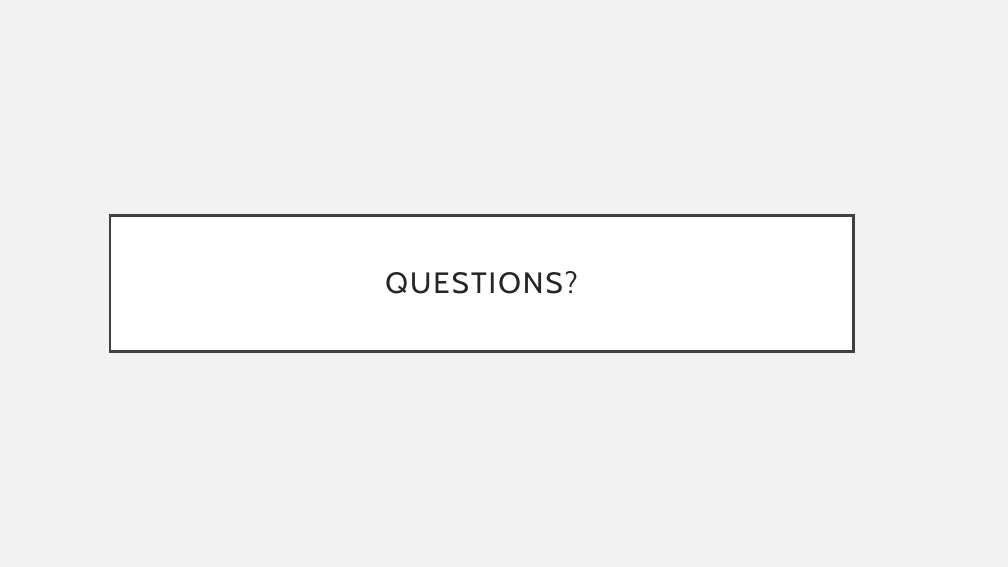
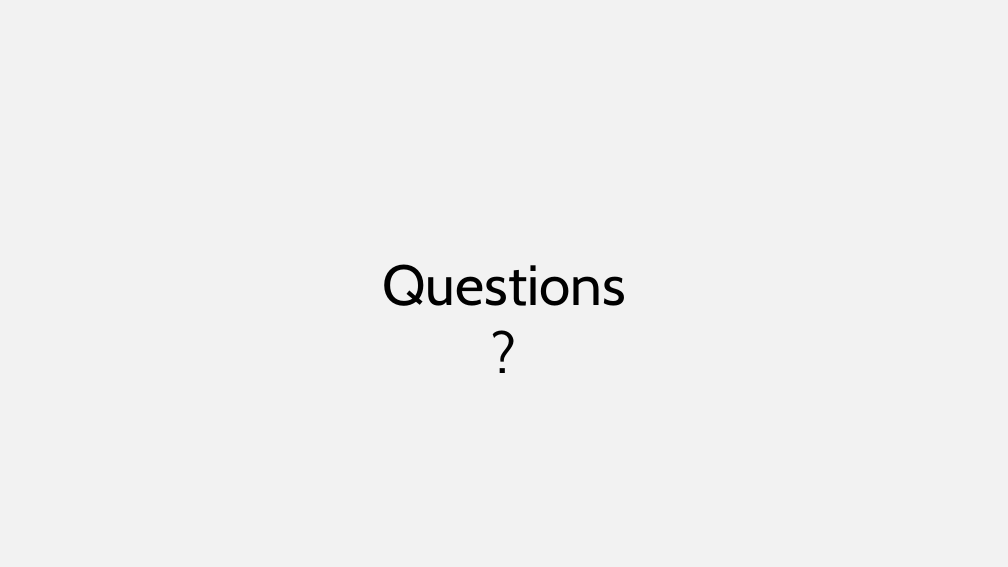
Before and after one commit to ivwangYW/5100CS_Group_Final_Project_Expense-AI, a slide deck: slide 13 of AI Empowered Automated Employee Expense Reimbursement Process.pptx (slide 11 before the commit). Drawn at 1008x567 pixels with LibreOffice and Linux fonts; fonts in the diff are those of the drawing. Boxes give left, top, right and bottom in pixels: in the first picture for what was removed or moved away, otherwise in the second. Text is boxed around its words. In the diff, an @@ line names an element or a change of style, - is before the commit and + after.

```diff
--- a/AI Empowered Automated Employee Expense Reimbursement Process.pptx
+++ b/AI Empowered Automated Employee Expense Reimbursement Process.pptx
@@ text "Questions ?" moved from (x1=110, y1=216, x2=854, y2=352) to (x1=383, y1=264, x2=626, y2=306) @@
@@ text "Questions ?" at (x1=383, y1=264, x2=626, y2=306): vertical alignment middle to top; fill #FFFFFF to none; outline #404040 2.5 pt to none @@
@@ text at (x1=383, y1=264, x2=626, y2=306): text changed; size 28 to 54 pt; text colour #262626 to #000000 @@
-QUESTIONS?
+Questions ?
```
Also in this commit, not shown: 7 other slides changed, 3 slides added, 1 slide removed, 3 other files.
